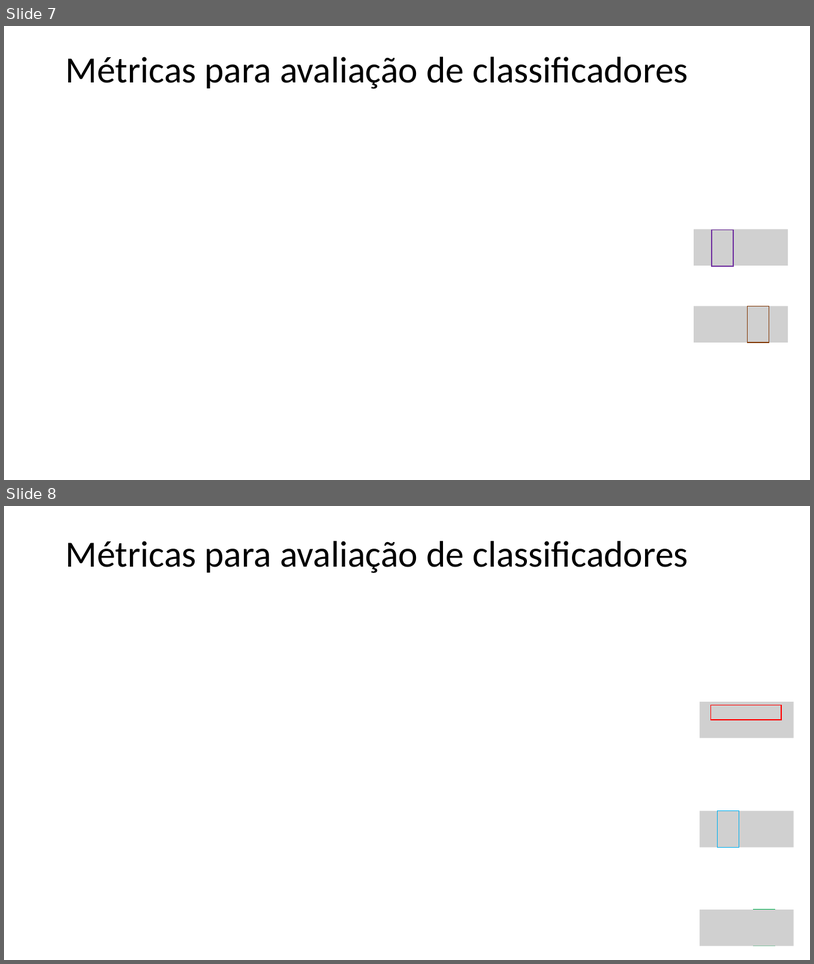
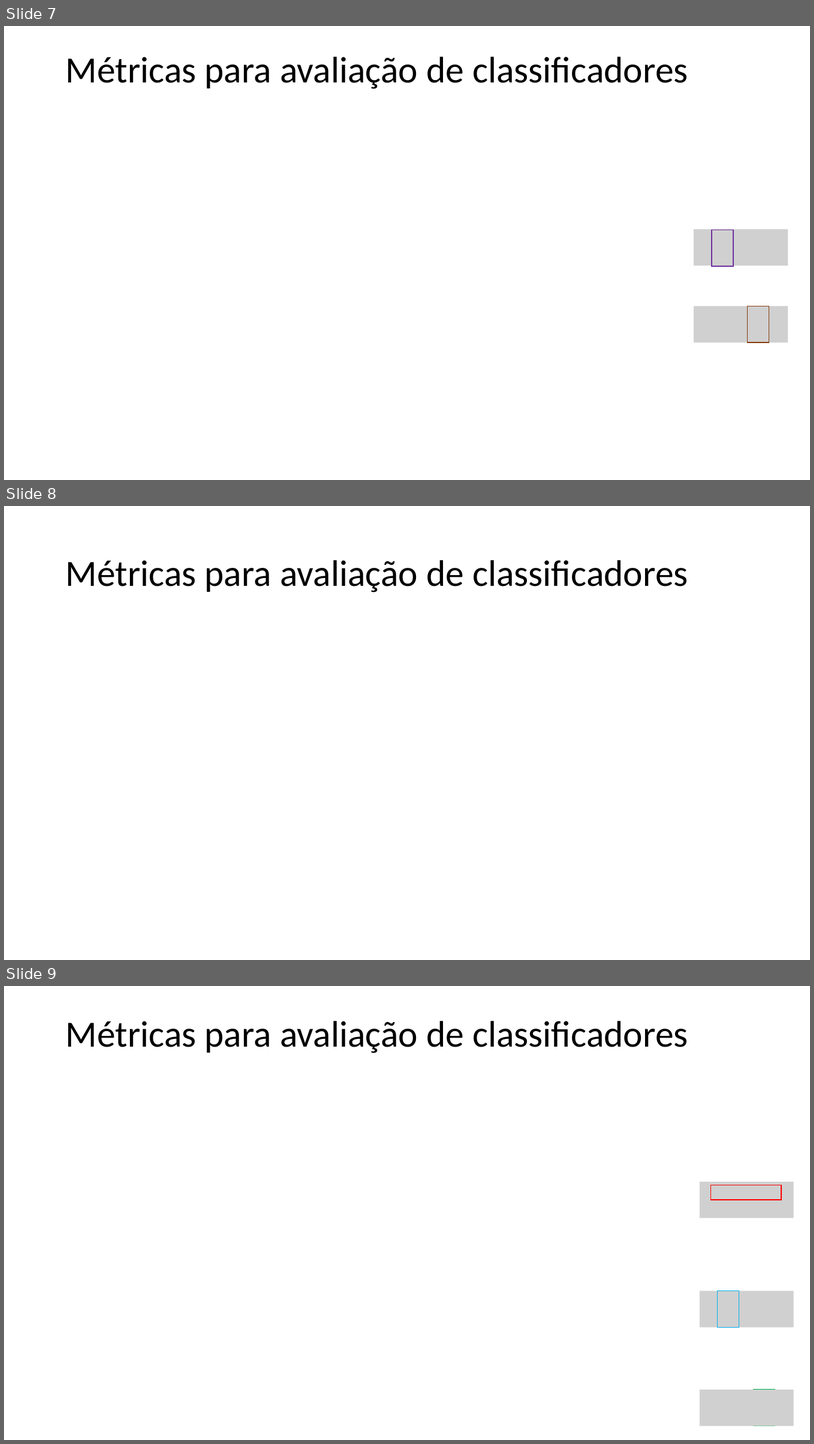
Before and after one commit to zz4fap/t320_aprendizado_de_maquina, a slide deck: slides/T320_Classificação (Parte V).pptx. Shown one above the other, each under a label of ours: slides 7 and 8 before the commit, slides 7, 8 and 9 after it. The pictures are 814x964 and 814x1444 pixels, drawn with LibreOffice and Linux fonts; fonts in the diff are those of the drawing; grey boxes stand for pictures. Boxes give left, top, right and bottom in pixels: in the first picture for what was removed or moved away, otherwise in the second. Text is boxed around its words. In the diff, an @@ line names an element or a change of style, - is before the commit and + after.

Commit message:
update of slides

```diff
--- a/slides/T320_Classificação (Parte V).pptx
+++ b/slides/T320_Classificação (Parte V).pptx
@@ slide 8 added at [4, 506, 810, 960], background #FFFFFF @@
@@ title added at [65, 560, 689, 592], 44 pt, text #000000 @@
+Métricas para avaliação de classificadores
@@ what was slide 8 is now slide 9 @@
```
Also in this commit, not shown: 2 slides changed, 6 other files.
